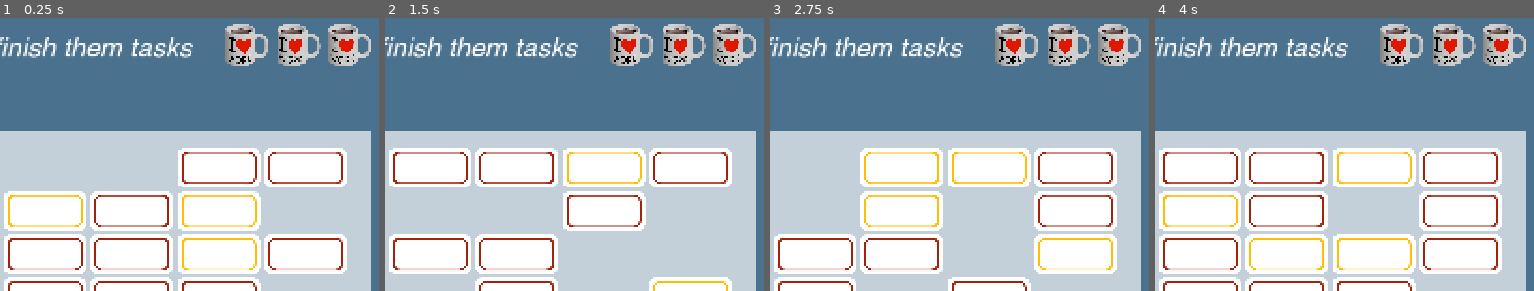
Above: before the commit, frames 1-4 (left to right).
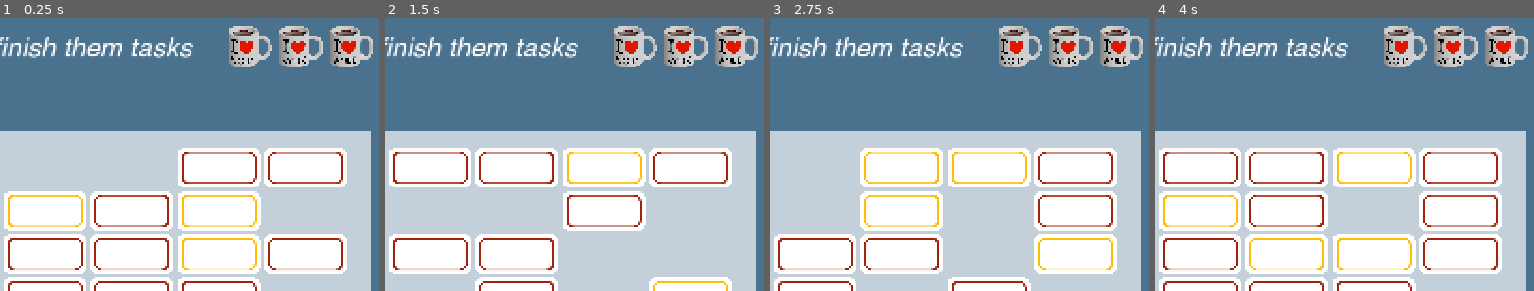
Above: after the commit, the same moments.

Repository: grkovalev/office-game
Game: Godot game, scene res://backlogarkanoid.tscn
The game is run twice, just before and just after one commit, with the same random seed, the same clock (stepped at 60 frames per second) and the same inputs. This scene is started directly instead of the project's main scene.
Inputs (mouse positions are % of the whole screen's width and height, from its top left):
- Up to frame 1 (0.25 s): no input
- Up to frame 2 (1.5 s): click (18, 16) at 0.5 s; click (18, 16) at 1.25 s
- Up to frame 3 (2.75 s): click (18, 16) at 2 s
- Up to frame 4 (4 s): tap Enter at 2.75 s; move the mouse to (72, 45) at 2.77 s; hold Right (ui_right) 2.78-3.5 s; tap R at 2.85 s; click (72, 45) at 2.92 s; tap Space at 3.02 s; drag from (28, 55) to (43, 71) at 3.52 s
The pictures show only the part of the screen within x 50-100%, y 0-50%; the shares and areas given below are measured in that part.

The runs differ from the first frame. In frame 1, 2.3% of the frame differs, in the area x 59-99%, y 2-18%; in frame 2, 2.3%; in frame 3, 2.3%; in frame 4, 2.3%.

Commit message:
health mechanic implementation

Diff:
--- a/backlogarkanoid.tscn
+++ b/backlogarkanoid.tscn
@@ -130,29 +130,29 @@
 
 [node name="health" type="Node2D" parent="." unique_id=572188888]
 
-[node name="01_heathcup" type="Node2D" parent="health" unique_id=6384622]
+[node name="03_heathcup" type="Node2D" parent="health" unique_id=6384622]
 position = Vector2(1232, 88)
 scale = Vector2(0.205, 0.205)
 
-[node name="01_healthcupimg" type="Sprite2D" parent="health/01_heathcup" unique_id=1528352656]
+[node name="03_healthcupimg" type="Sprite2D" parent="health/03_heathcup" unique_id=1528352656]
 texture = ExtResource("9_qovi6")
 region_enabled = true
 region_rect = Rect2(76, 74, 395, 381)
 
-[node name="01_heathcup2" type="Node2D" parent="health" unique_id=601012356]
+[node name="02_heathcup" type="Node2D" parent="health" unique_id=601012356]
 position = Vector2(1328, 88)
 scale = Vector2(0.205, 0.205)
 
-[node name="01_healthcupimg" type="Sprite2D" parent="health/01_heathcup2" unique_id=204800706]
+[node name="02_healthcupimg" type="Sprite2D" parent="health/02_heathcup" unique_id=204800706]
 texture = ExtResource("9_qovi6")
 region_enabled = true
 region_rect = Rect2(76, 74, 395, 381)
 
-[node name="01_heathcup3" type="Node2D" parent="health" unique_id=660931817]
+[node name="01_heathcup" type="Node2D" parent="health" unique_id=660931817]
 position = Vector2(1424, 88)
 scale = Vector2(0.205, 0.205)
 
-[node name="01_healthcupimg" type="Sprite2D" parent="health/01_heathcup3" unique_id=1895412749]
+[node name="01_healthcupimg" type="Sprite2D" parent="health/01_heathcup" unique_id=1895412749]
 texture = ExtResource("9_qovi6")
 region_enabled = true
 region_rect = Rect2(76, 74, 395, 381)
--- a/ball_char.gd
+++ b/ball_char.gd
@@ -1,4 +1,6 @@
 extends CharacterBody2D
+
+signal hit_bottom
 
 @export var ball_speed: float = 900.0
 @export var brick_speed_boost: float = 0.0
@@ -25,6 +27,7 @@
 var current_speed: float = 900.0
 var paddle_ignore_time: float = 0.0
 var _prev_global_position: Vector2
+var _bottom_hit_emitted_this_frame: bool = false
 
 func _ready() -> void:
 	var p_shape := paddle_coll.shape as RectangleShape2D
@@ -48,7 +51,23 @@
 	attached = true
 	current_speed = ball_speed
 	velocity = Vector2.ZERO
+	_bottom_hit_emitted_this_frame = false
+	show()
+	set_physics_process(true)
 	_stick_to_paddle()
+
+func stick_to_paddle() -> void:
+	attached = true
+	current_speed = ball_speed
+	velocity = Vector2.ZERO
+	_bottom_hit_emitted_this_frame = false
+	_stick_to_paddle()
+
+func disappear() -> void:
+	# Game over: ball leaves the play area
+	velocity = Vector2.ZERO
+	hide()
+	set_physics_process(false)
 
 func _physics_process(delta: float) -> void:
 	if attached:
@@ -139,6 +158,7 @@
 	velocity = _ensure_not_too_flat(velocity, current_speed)
 
 	_prev_global_position = global_position
+	_bottom_hit_emitted_this_frame = false
 
 func _collect_bricks_along_path(bricks_hit: Array[Node]) -> Vector2:
 	var from_pos: Vector2 = _prev_global_position
@@ -165,7 +185,7 @@
 					first_normal = (sample_pos - brick_pos).normalized()
 	return first_normal
 
-func _get_brick_face_normal_from_velocity(brick_node: Node, vel: Vector2) -> Vector2:
+func _get_brick_face_normal_from_velocity(_brick_node: Node, vel: Vector2) -> Vector2:
 	# Pick the brick face we're moving toward (entry face). Its outward normal n should satisfy vel · n < 0.
 	if vel.length_squared() < 0.0001:
 		return Vector2.ZERO
@@ -225,13 +245,16 @@
 		pos.x = right
 		velocity.x = -abs(velocity.x)
 
-	# Top / bottom (bottom currently bounces; you can turn this into "lose ball" later)
+	# Top wall bounces; bottom = lose life (main script handles stick or game over)
 	if pos.y < top:
 		pos.y = top
 		velocity.y = abs(velocity.y)
 	elif pos.y > bottom:
 		pos.y = bottom
-		velocity.y = -abs(velocity.y)
+		velocity = Vector2.ZERO
+		if not _bottom_hit_emitted_this_frame:
+			_bottom_hit_emitted_this_frame = true
+			hit_bottom.emit()
 
 	global_position = pos
 
--- a/main_backlogarkanoid.gd
+++ b/main_backlogarkanoid.gd
@@ -1,6 +1,9 @@
 extends Node2D
 
 const PADDLE_SPEED := 900.0
+# Mug atlas 1000x500: two 500x500 tiles — frame 0 = full, frame 1 = broken
+const HEALTHCUP_REGION_FRAME_0 := Rect2(0, 0, 500, 500)
+const HEALTHCUP_REGION_FRAME_1 := Rect2(500, 0, 500, 500)
 
 @onready var paddle: CharacterBody2D = $player/playctrl/play_char
 @onready var paddle_coll: CollisionShape2D = $player/playctrl/play_char/play_coll
@@ -10,22 +13,40 @@
 @onready var grid: Node2D = $env/grid
 @onready var ball_char: CharacterBody2D = $ball/ballctrl/ball_char
 @onready var player_ctrl: Node2D = $player/playctrl
+@onready var health_node: Node2D = $health
+# Order: first life lost = 01, then 02, then 03 (scene has typo "heathcup")
+@onready var health_cup_sprites: Array[Sprite2D] = [
+	get_node("health/01_heathcup/01_healthcupimg"),
+	get_node("health/02_heathcup/02_healthcupimg"),
+	get_node("health/03_heathcup/03_healthcupimg")
+]
+@onready var health_cup_parents: Array[Node2D] = [
+	get_node("health/01_heathcup"),
+	get_node("health/02_heathcup"),
+	get_node("health/03_heathcup")
+]
 
 var paddle_half_width: float
 var paddle_half_height: float
 var bounds_rect: Rect2
 var _initial_player_position: Vector2
+var lives_remaining: int = 3
+var _health_animation_running: bool = false
 
 func _ready() -> void:
 	_initial_player_position = player_ctrl.position
 	exitbtn.pressed.connect(_on_exitbtn_pressed)
 	restartbtn.pressed.connect(_on_restartbtn_pressed)
+	ball_char.hit_bottom.connect(_on_ball_hit_bottom)
 	var paddle_shape := paddle_coll.shape as RectangleShape2D
 	paddle_half_width = 0.5 * paddle_shape.size.x * paddle_coll.global_scale.x
 	paddle_half_height = 0.5 * paddle_shape.size.y * paddle_coll.global_scale.y
 
 	var r := tiles.get_global_rect()
 	bounds_rect = Rect2(r.position, r.size)
+	# Use correct 500x500 regions for 1000x500 atlas at start
+	for i in range(health_cup_sprites.size()):
+		health_cup_sprites[i].region_rect = HEALTHCUP_REGION_FRAME_0
 
 func _physics_process(delta: float) -> void:
 	_update_paddle(delta)
@@ -54,7 +75,52 @@
 func _on_restartbtn_pressed() -> void:
 	_restart_game()
 
+func _on_ball_hit_bottom() -> void:
+	if _health_animation_running:
+		return
+	if lives_remaining > 0:
+		var cup_index: int = 3 - lives_remaining
+		_lose_health_cup(cup_index)
+		lives_remaining -= 1
+		ball_char.stick_to_paddle()
+	else:
+		ball_char.disappear()
+
+func _lose_health_cup(cup_index: int) -> void:
+	if cup_index < 0 or cup_index >= health_cup_sprites.size():
+		return
+	var sprite: Sprite2D = health_cup_sprites[cup_index]
+	var cup_parent: Node2D = health_cup_parents[cup_index]
+	_health_animation_running = true
+
+	# 1) Switch texture atlas to frame 1 (broken)
+	sprite.region_rect = HEALTHCUP_REGION_FRAME_1
+
+	# 2) Hold broken texture a moment, then blink and fade out
+	var tween := create_tween()
+	tween.set_parallel(false)
+	tween.tween_interval(1.5)  # Show index 1 texture a bit longer before blinking
+	# Blink: dim and back (3 times)
+	for _i in range(3):
+		tween.tween_property(sprite, "modulate:a", 0.35, 0.08)
+		tween.tween_property(sprite, "modulate:a", 1.0, 0.08)
+	tween.tween_property(sprite, "modulate:a", 0.0, 0.25)
+	tween.tween_callback(func() -> void:
+		cup_parent.hide()
+		sprite.modulate.a = 1.0
+		_health_animation_running = false
+	)
+
 func _restart_game() -> void:
+	lives_remaining = 3
+	_health_animation_running = false
+	# Restore all health cups: visible, frame 0, full opacity
+	for i in range(health_cup_parents.size()):
+		var parent_node: Node2D = health_cup_parents[i]
+		var spr: Sprite2D = health_cup_sprites[i]
+		parent_node.show()
+		spr.region_rect = HEALTHCUP_REGION_FRAME_0
+		spr.modulate.a = 1.0
 	if grid != null and grid.has_method("generate_grid"):
 		grid.generate_grid()
 	if ball_char != null and ball_char.has_method("reset_ball"):
